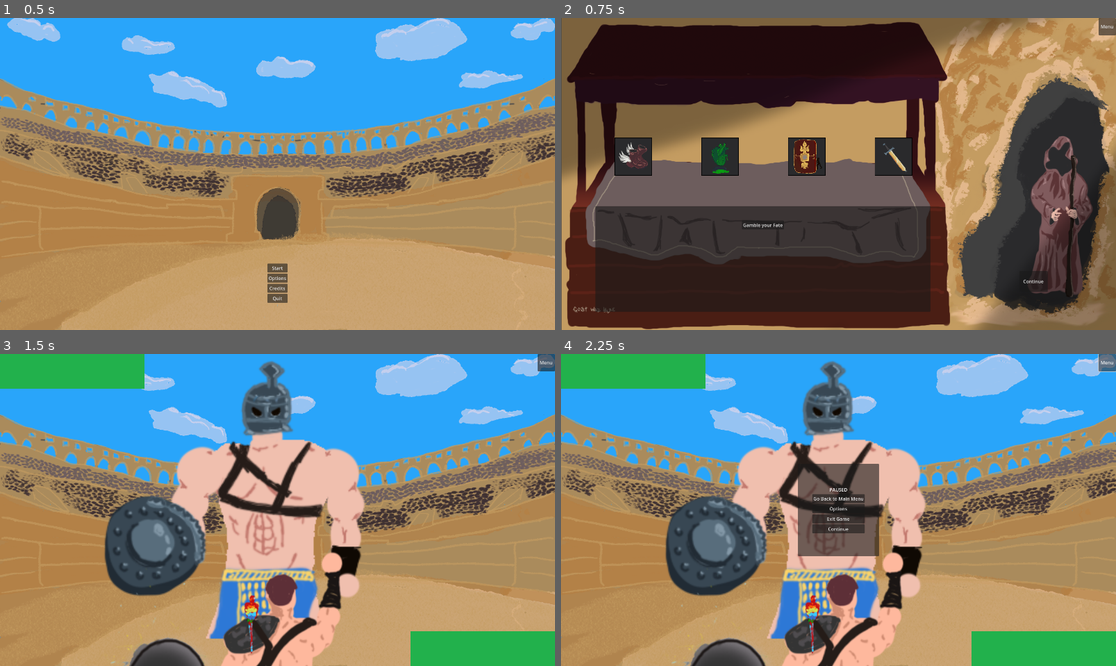
Above: before the commit, frames 1-4 (two rows, left to right).
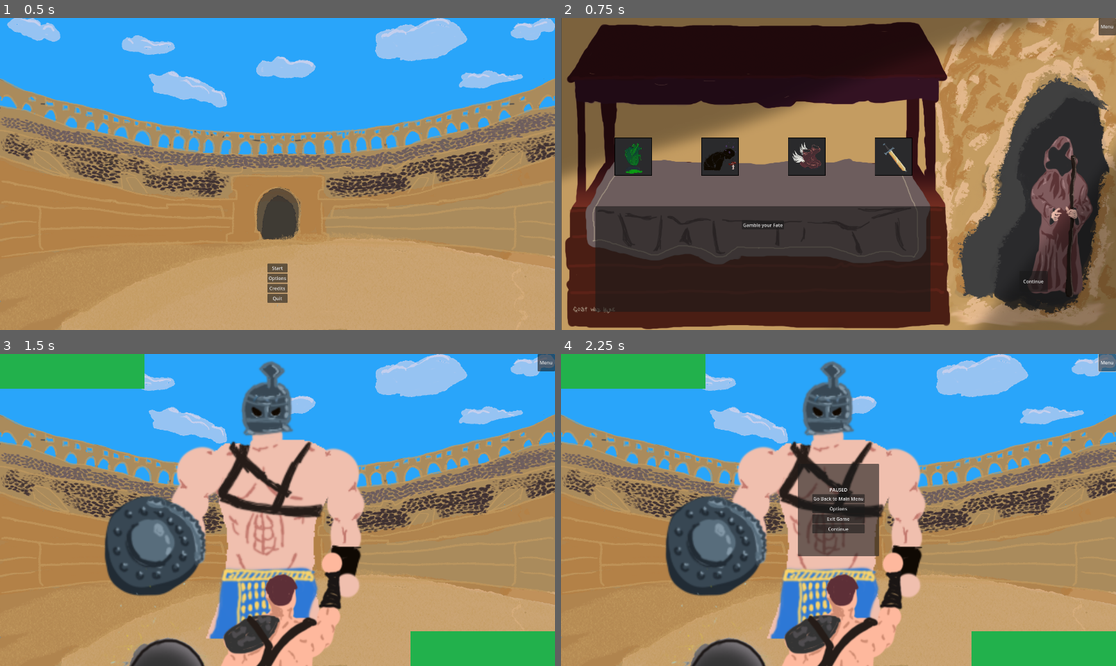
Above: after the commit, the same moments.

Repository: sentientfish/brackygamejam20251
Game: Godot game, scene res://ui/main_menu.tscn
The game is run twice, just before and just after one commit, with the same random seed, the same clock (stepped at 60 frames per second) and the same inputs. Sound files missing from this copy of the repository are replaced by a short silence.
Inputs:
- Up to frame 1 (0.5 s): no input
- Up to frame 2 (0.75 s): click "Start" at 0.5 s
- Up to frame 3 (1.5 s): click "Continue" at 1.25 s
- Up to frame 4 (2.25 s): click "Menu" at 2 s

Frame 1 is identical in both runs. In frame 2, 1.1% of the frame differs, in the area x 10-48%, y 38-50%; in frame 3, 0.2%; in frame 4, 0.2%.
Error before the commit: Trying to assign value of type 'parrot.gd' to a variable of type 'parrot.gd'. (res://scripts/player.gd:28)

Commit message:
working parrot with temp sound

Diff:
--- a/scenes/parrot.tscn
+++ b/scenes/parrot.tscn
@@ -7,6 +7,7 @@
 script = ExtResource("1_gyg6f")
 
 [node name="ParrotSFXPlayer" type="AudioStreamPlayer2D" parent="."]
+bus = &"SFX"
 
 [node name="ParrotSFXTimer" type="Timer" parent="."]
 
--- a/scripts/globals.gd
+++ b/scripts/globals.gd
@@ -22,4 +22,5 @@
 	TrollsHeart.new(),
 	FoodPoisoning.new(),
 	BigBadShield.new(),
+	ShoulderParrot.new(),
 ]
--- a/scripts/parrot.gd
+++ b/scripts/parrot.gd
@@ -13,7 +13,7 @@
 # Called when the node enters the scene tree for the first time.
 func _ready() -> void:
 	parrot_sfx_player = get_node("ParrotSFXPlayer")
-	parrot_sfx_timer = get_node("Parrot_SFXTimer")
+	parrot_sfx_timer = get_node("ParrotSFXTimer")
 
 	Globals.connect("EnemyDied", _on_enemy_died)
 	Globals.connect("PlayerDied", _on_player_died)
--- a/scripts/player.gd
+++ b/scripts/player.gd
@@ -16,9 +16,10 @@
 var blocking: Array = [false, false, false]
 var is_blocking: bool = false
 var block_all: bool = false
+var parrot_obtained: bool = false
 var current_block_direction: Enums.ActionDirection = Enums.ActionDirection.NONE
 var player_attacked_sfx_player: AudioStreamPlayer2D = null
-var parrot : Parrot = null
+var parrot: Node2D = null
 
 @onready var animation_player : AnimationPlayer = $AnimationPlayer
 
@@ -31,10 +32,9 @@
 	for effect in Globals.PlayerStatusEffects:
 		effect.trigger_effect(self)
 
-	if (Globals.ParrotObtained):
+	if (parrot_obtained):
 		parrot.show()
-		var parrot_sfx_timer: Timer = parrot.get_node("ParrotSFXTimer")
-		parrot_sfx_timer.start()
+		parrot.start_parrot()
 	else:
 		parrot.hide()
 
--- a/scripts/vendor_items/parrot.gd
+++ b/scripts/vendor_items/shoulder_parrot.gd
@@ -1,10 +1,10 @@
-class_name Parrot extends Effect
+class_name ShoulderParrot extends Effect
 
 func trigger_effect(character: CharacterBody2D) -> void:
-	Globals.ParrotObtained = true
+	character.parrot_obtained = true
 
 func _init():
-	var image = Image.load_from_file("res://assets/sprites/vendor_items/Quickfeet.png")
+	var image = Image.load_from_file("res://assets/sprites/vendor_items/ShoulderParrot.png")
 	var texture = ImageTexture.create_from_image(image)
 
 	icon = texture
Binary file added: assets/sprites/vendor_items/ShoulderParrot.png
Not shown, added: assets/sprites/vendor_items/ShoulderParrot.png.import
